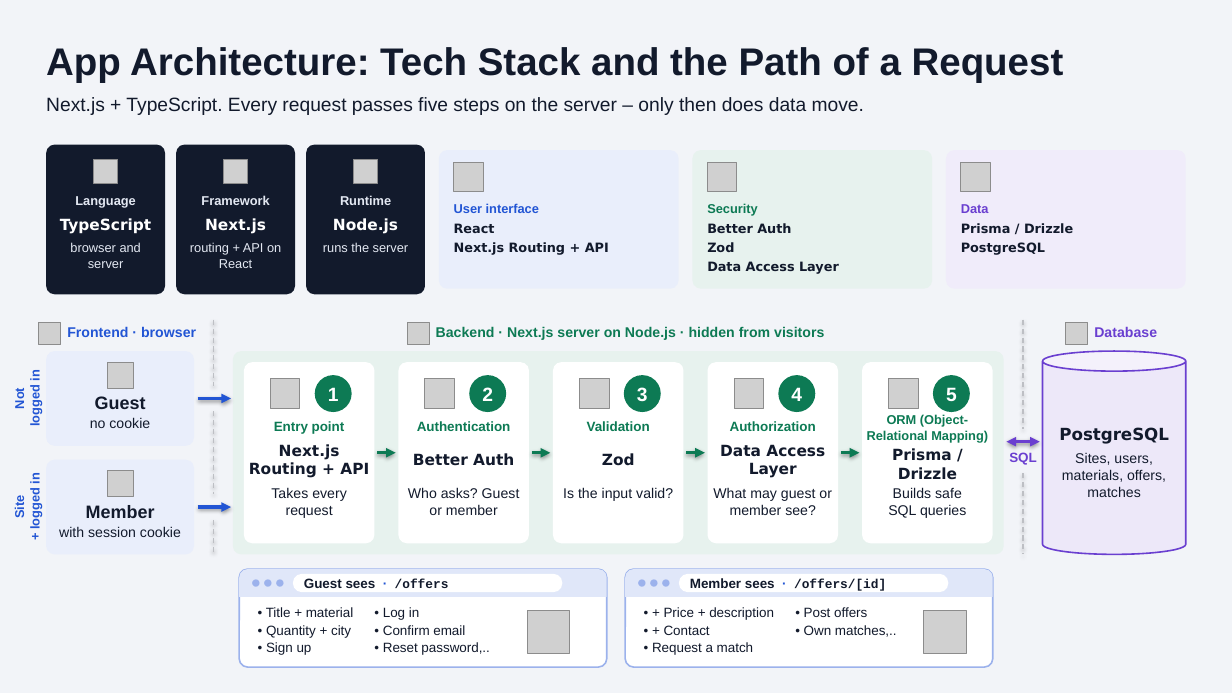
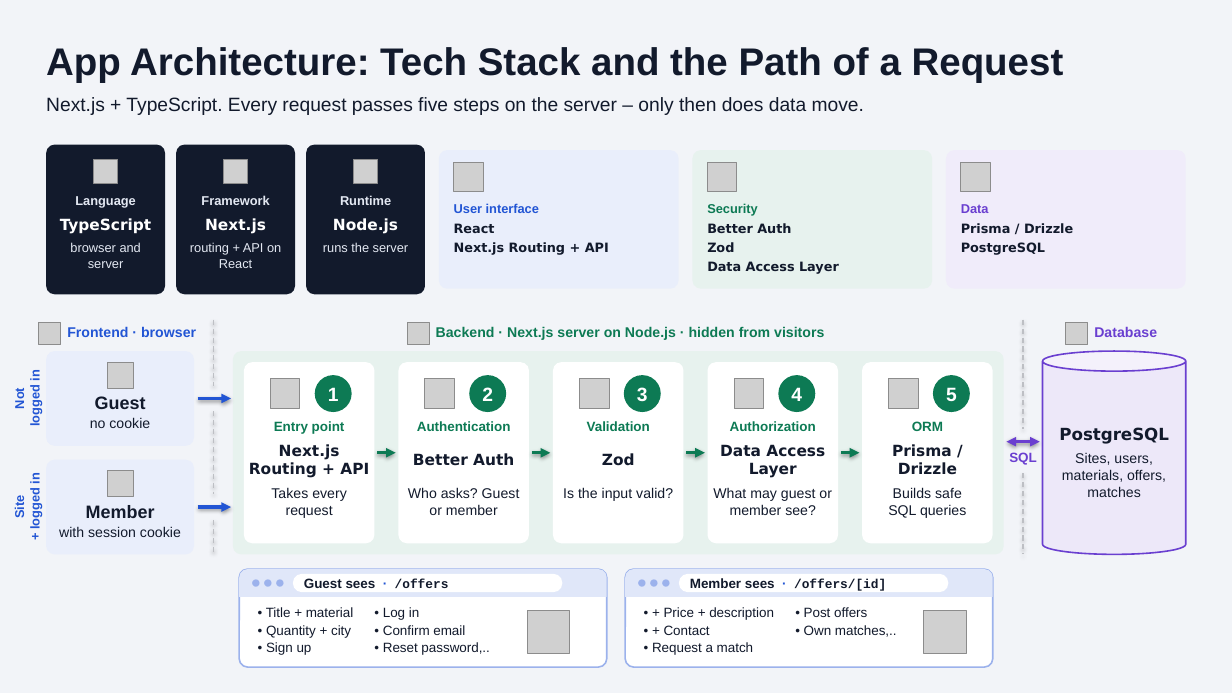
Before and after one commit to lu4k87/__project_applied_research, a slide deck: slide 1 of Praesentation/folien/App-Architecture-EN.pptx. Drawn at 1232x693 pixels with LibreOffice and Linux fonts; fonts in the diff are those of the drawing; grey boxes stand for pictures; background and template pictures are left out. Boxes give left, top, right and bottom in pixels: in the first picture for what was removed or moved away, otherwise in the second. Text is boxed around its words. In the diff, an @@ line names an element or a change of style, - is before the commit and + after.

```diff
--- a/Praesentation/folien/App-Architecture-EN.pptx
+++ b/Praesentation/folien/App-Architecture-EN.pptx
@@ text "Prisma / Drizzle": place and size @@
-text "Prisma / Drizzle" at [892, 448, 957, 480]
+text "Prisma / Drizzle" at [892, 444, 957, 475]
@@ text at [912, 421, 943, 431]: text changed; size 10 to 10.5 pt @@
-ORM (Object-
-Relational Mapping)
+ORM
```
Also in this commit, not shown: 4 other files.
